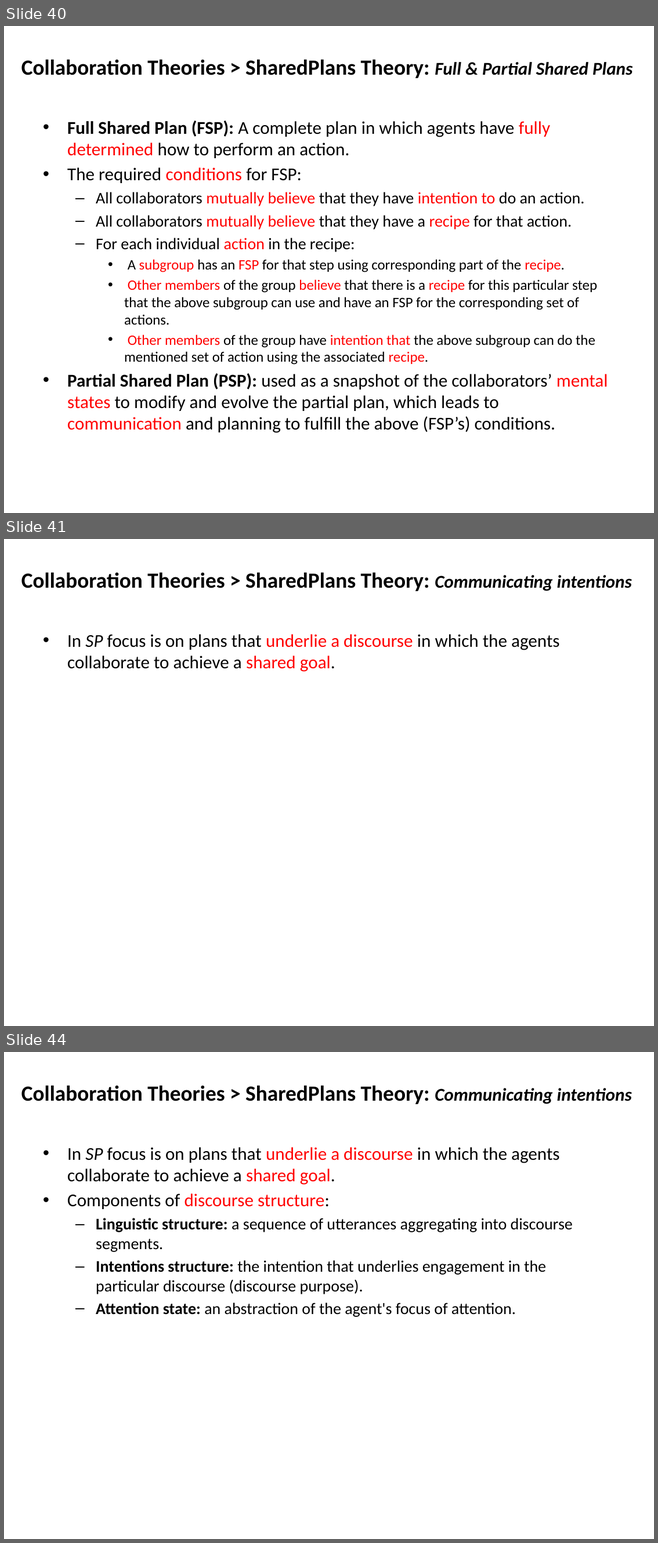
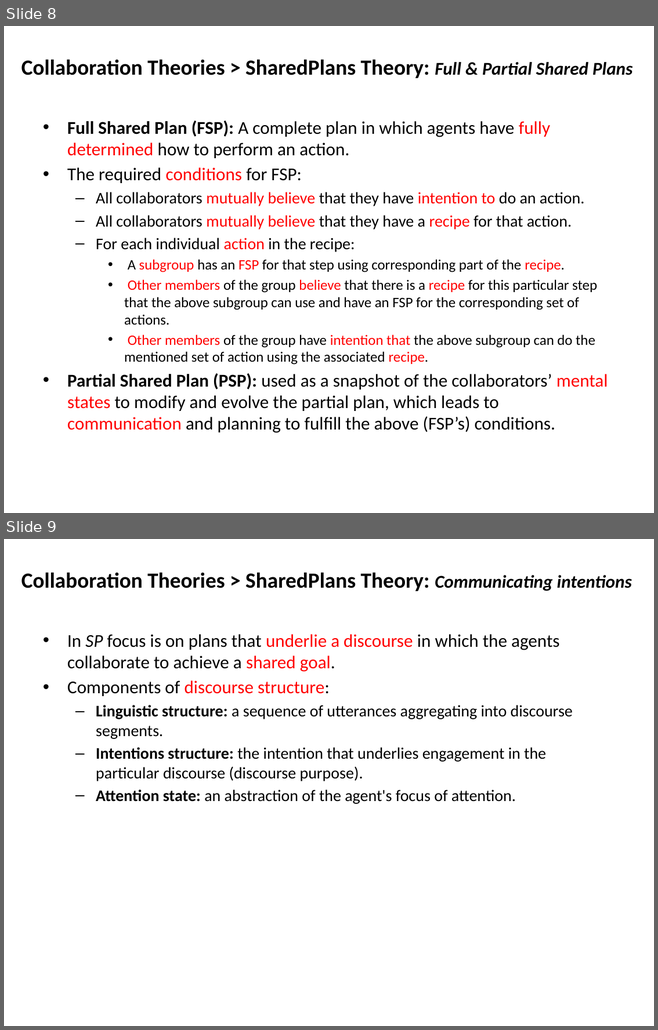
Before and after one commit to mshayganfar/CompExam1, a slide deck: presentation/PhD-comprehensive-exam.pptx. Shown one above the other, each under a label of ours: slides 40, 41 and 44 before the commit, slides 8 and 9 after it; the slides between them are not shown. The pictures are 658x1543 and 658x1030 pixels, drawn with LibreOffice and Linux fonts; fonts in the diff are those of the drawing. Boxes give left, top, right and bottom in pixels: in the first picture for what was removed or moved away, otherwise in the second. Text is boxed around its words. In the diff, an @@ line names an element or a change of style, - is before the commit and + after.

```diff
--- a/presentation/PhD-comprehensive-exam.pptx
+++ b/presentation/PhD-comprehensive-exam.pptx
@@ slide 41 removed at [4,539,654,1026], background #FFFFFF @@
@@ text removed at [21,572,632,591] @@
-Collaboration Theories > SharedPlans Theory: Communicating intentions
@@ text removed at [67,634,559,672] @@
-• In SP focus is on plans that underlie a discourse in which the agents collaborate to achieve a shared goal.
@@ what was slide 40 is now slide 8 @@
@@ what was slide 44 is now slide 9 @@
```
Also in this commit, not shown: 1 slide changed, 52 other slides removed.
